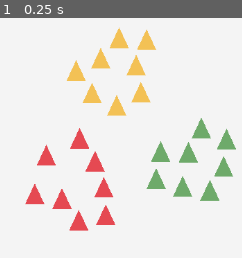
Above: before the commit, frame 1.
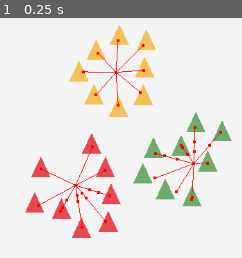
Above: after the commit, the same moment.

Repository: rtauziac/djam-decay
Game: Godot game, scene res://test_2d.tscn
Same seed, same stepped clock (60 frames per second), same inputs: the game is played once before the commit and once after it.
Inputs:
- Up to frame 1 (0.25 s): no input

The runs differ from the first frame. In frame 1, 14% of the frame differs, in the area x 10-98%, y 2-92%.

Commit message:
🤷‍♀️ Things happened (mostly navigation)

Diff:
--- a/Camera.gd
+++ b/Camera.gd
@@ -17,11 +17,17 @@
 				moving = false
 				if has_moved:
 					get_tree().root.get_viewport().set_input_as_handled()
+		elif event_mouse_button.button_index == MOUSE_BUTTON_WHEEL_DOWN:
+			if zoom.length() > 0.4:
+				zoom *= 0.95
+		elif event_mouse_button.button_index == MOUSE_BUTTON_WHEEL_UP:
+			if zoom.length() < 2:
+				zoom *= 1.05
 
 	if event is InputEventMouseMotion:
 		var event_mouse_motion: InputEventMouseMotion = event
 
 		if moving:
-			translate(-event_mouse_motion.relative)
+			translate(-event_mouse_motion.relative / zoom)
 			has_moved = true
 			get_tree().root.get_viewport().set_input_as_handled()
--- a/test_2d.tscn
+++ b/test_2d.tscn
@@ -14,15 +14,40 @@
 	await get_tree().process_frame
 	var allUnits = get_tree().get_nodes_in_group(&\"unit\")
 	print(\"Unit count: %d\" % allUnits.size())
+
+
 "
+
+[sub_resource type="NavigationPolygon" id="NavigationPolygon_n13jf"]
+vertices = PackedVector2Array(248, 24, 486, -243, 507, 278, 242, 54, 236, -6, 206, 134, -422, 237, -438, -241, 147, -21, 211, -28, 187, 157, 178, -33, 156, 169, 123, 164, 98, 142, 86, 112, 92, 82, 128, 2)
+polygons = Array[PackedInt32Array]([PackedInt32Array(0, 1, 2, 3), PackedInt32Array(1, 0, 4), PackedInt32Array(5, 3, 2), PackedInt32Array(6, 7, 1, 8), PackedInt32Array(1, 4, 9), PackedInt32Array(10, 5, 2), PackedInt32Array(1, 9, 11), PackedInt32Array(12, 10, 2), PackedInt32Array(12, 2, 6, 13), PackedInt32Array(14, 13, 6), PackedInt32Array(15, 14, 6), PackedInt32Array(16, 15, 6), PackedInt32Array(17, 16, 6), PackedInt32Array(8, 17, 6), PackedInt32Array(1, 11, 8)])
+outlines = Array[PackedVector2Array]([PackedVector2Array(-459, -261, -442, 257, 528, 299, 506, -264)])
+source_geometry_group_name = &"navigation_polygon_source_group"
+cell_size = 10.0
+agent_radius = 20.0
+
+[sub_resource type="CapsuleShape2D" id="CapsuleShape2D_f7jy1"]
+radius = 43.0
+height = 168.0
 
 [node name="Node2D" type="Node2D"]
 
+[node name="Test" type="Node" parent="."]
+script = SubResource("GDScript_3igke")
+
+[node name="NavigationRegion2D" type="NavigationRegion2D" parent="."]
+navigation_polygon = SubResource("NavigationPolygon_n13jf")
+
+[node name="StaticBody2D" type="StaticBody2D" parent="NavigationRegion2D"]
+position = Vector2(-328, -112)
+
+[node name="CollisionShape2D" type="CollisionShape2D" parent="NavigationRegion2D/StaticBody2D"]
+position = Vector2(495, 180)
+rotation = 0.425299
+shape = SubResource("CapsuleShape2D_f7jy1")
+
 [node name="Game" type="Node" parent="."]
 script = ExtResource("1_bo2r8")
-
-[node name="Test" type="Node" parent="."]
-script = SubResource("GDScript_3igke")
 
 [node name="Groups" type="Node2D" parent="."]
 script = ExtResource("1_n6ffw")
--- a/unit/groups.gd
+++ b/unit/groups.gd
@@ -13,11 +13,12 @@
 		group_node.global_position = Vector2.UP.rotated(rand_start_angle + i_race * PI * 0.666) * 100
 		add_child(group_node)
 		for i_unit in 8:
-			var unit = races[i_race].instantiate()
-			unit.global_position = group_node.global_position + Vector2.RIGHT.rotated(randf() * PI * 2)
+			var unit: Unit = races[i_race].instantiate()
+			unit.global_position = group_node.global_position + Vector2.RIGHT.rotated(randf() * PI * 2) * 20
 			unit.add_to_group(group_node.name)
 			unit.add_to_group(&"unit")
 			get_parent().add_child(unit)
+			unit.go_to_position(group_node.global_position)
 
 
 func _physics_process(delta):
--- a/unit/unit.gd
+++ b/unit/unit.gd
@@ -9,3 +9,13 @@
 
 
 @export var race: Race
+
+
+func _physics_process(delta):
+	if $NavigationAgent2D.is_target_reachable():
+		if not $NavigationAgent2D.is_target_reached():
+			apply_central_force(($NavigationAgent2D.get_next_path_position() - global_position) * $NavigationAgent2D.max_speed)
+
+
+func go_to_position(position: Vector2):
+	$NavigationAgent2D.target_position = position
--- a/unit/unit.tscn
+++ b/unit/unit.tscn
@@ -11,9 +11,18 @@
 
 [node name="RigidBody2D" type="RigidBody2D" groups=["unit"]]
 physics_material_override = SubResource("PhysicsMaterial_y364i")
+can_sleep = false
 lock_rotation = true
+linear_damp = 1.0
 script = ExtResource("1_gui11")
 metadata/_edit_group_ = true
+
+[node name="NavigationAgent2D" type="NavigationAgent2D" parent="."]
+target_desired_distance = 100.0
+avoidance_enabled = true
+radius = 30.0
+max_speed = 40.0
+debug_enabled = true
 
 [node name="CollisionShape2D" type="CollisionShape2D" parent="."]
 shape = SubResource("CircleShape2D_gijtc")
Not shown: 1 places in test_2d.tscn that only renumber resources
